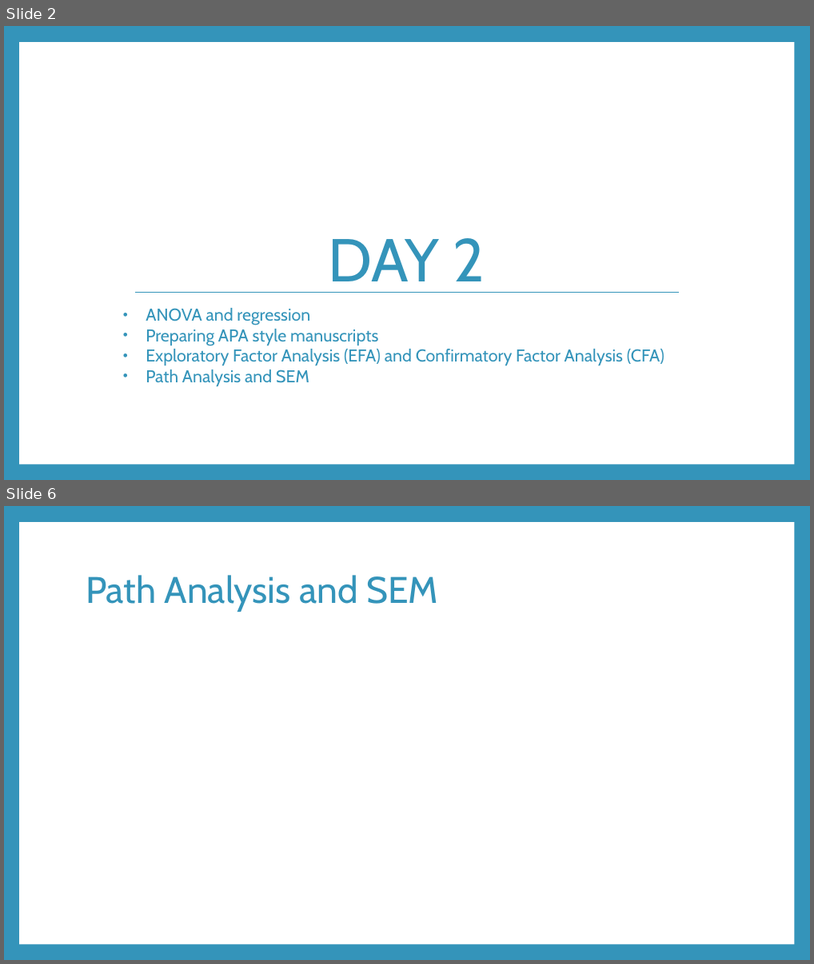
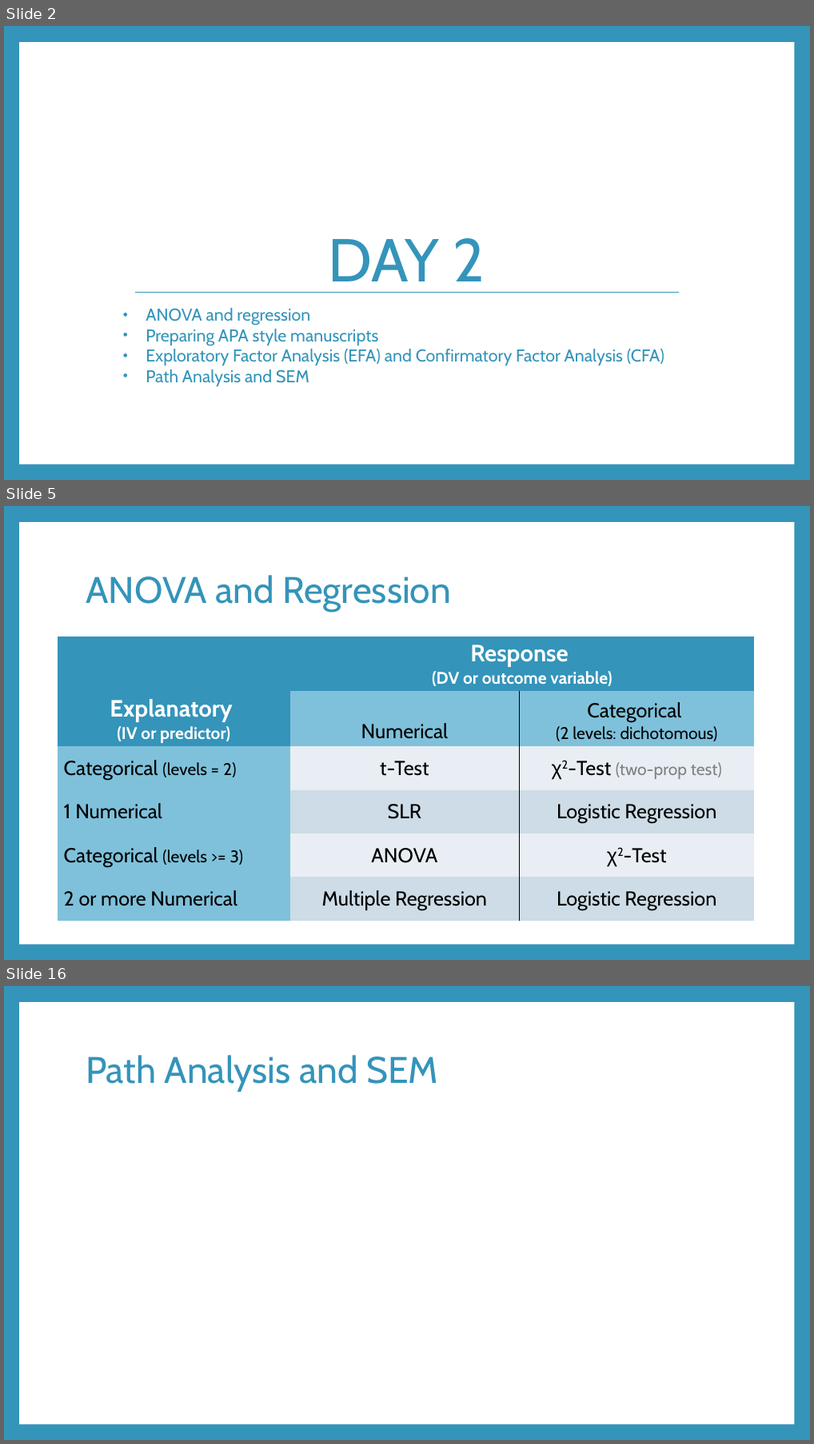
Before and after one commit to RandiLGarcia/smith-r-workshop, a slide deck: docs/Day 2 Slides.pptx. Shown one above the other, each under a label of ours: slides 2 and 6 before the commit, slides 2, 5 and 16 after it; the slides between them are not shown. The pictures are 814x964 and 814x1444 pixels, drawn with LibreOffice and Linux fonts; fonts in the diff are those of the drawing. Boxes give left, top, right and bottom in pixels: in the first picture for what was removed or moved away, otherwise in the second. Text is boxed around its words. In the diff, an @@ line names an element or a change of style, - is before the commit and + after.

```diff
--- a/docs/Day 2 Slides.pptx
+++ b/docs/Day 2 Slides.pptx
@@ slide 5 added at [4, 506, 810, 960], background #3494BA; not listed: 1 template element that a slide beside it also shows @@
@@ title added at [86, 575, 451, 612], 44 pt, text #3494BA @@
+ANOVA and Regression
@@ table added at [58, 636, 754, 919], 6 rows, 3 columns @@
+ | Response / (DV or outcome variable) | 
+Explanatory / (IV or predictor) | Numerical | Categorical / (2 levels: dichotomous)
+Categorical (levels = 2) | t-Test | χ2-Test (two-prop test)
+1 Numerical | SLR | Logistic Regression
+Categorical (levels >= 3) | ANOVA | χ2-Test
+2 or more Numerical | Multiple Regression | Logistic Regression
@@ what was slide 6 is now slide 16 @@
```
Also in this commit, not shown: 3 slides changed, 10 other slides added, 9 other files.
